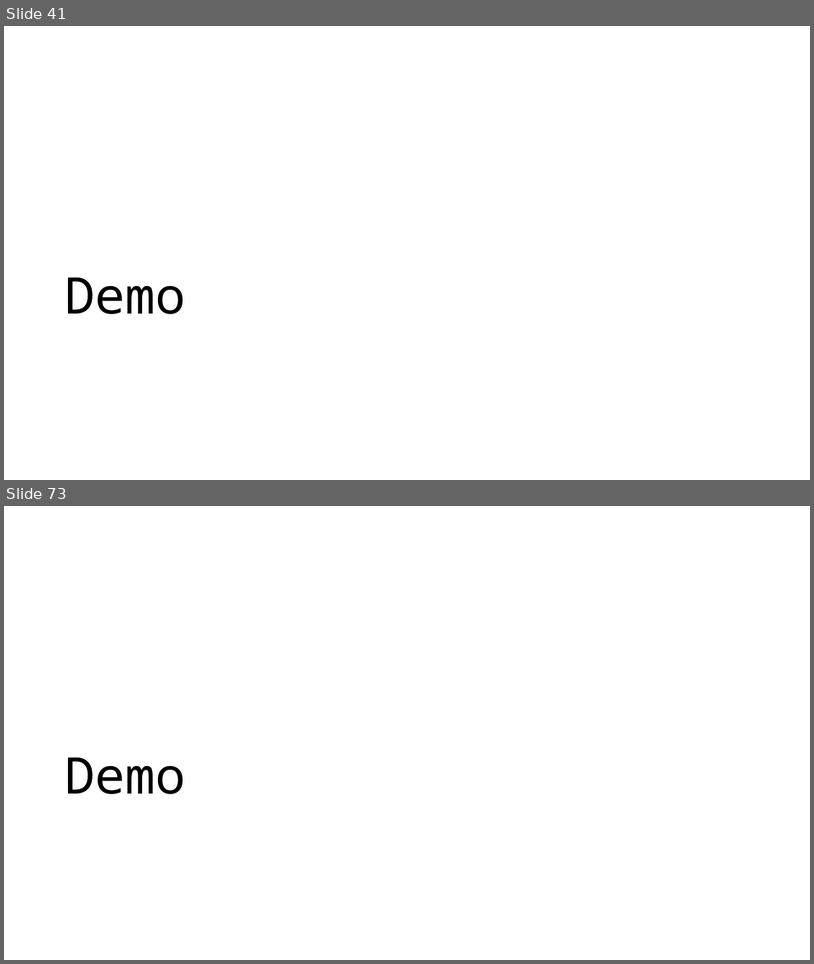
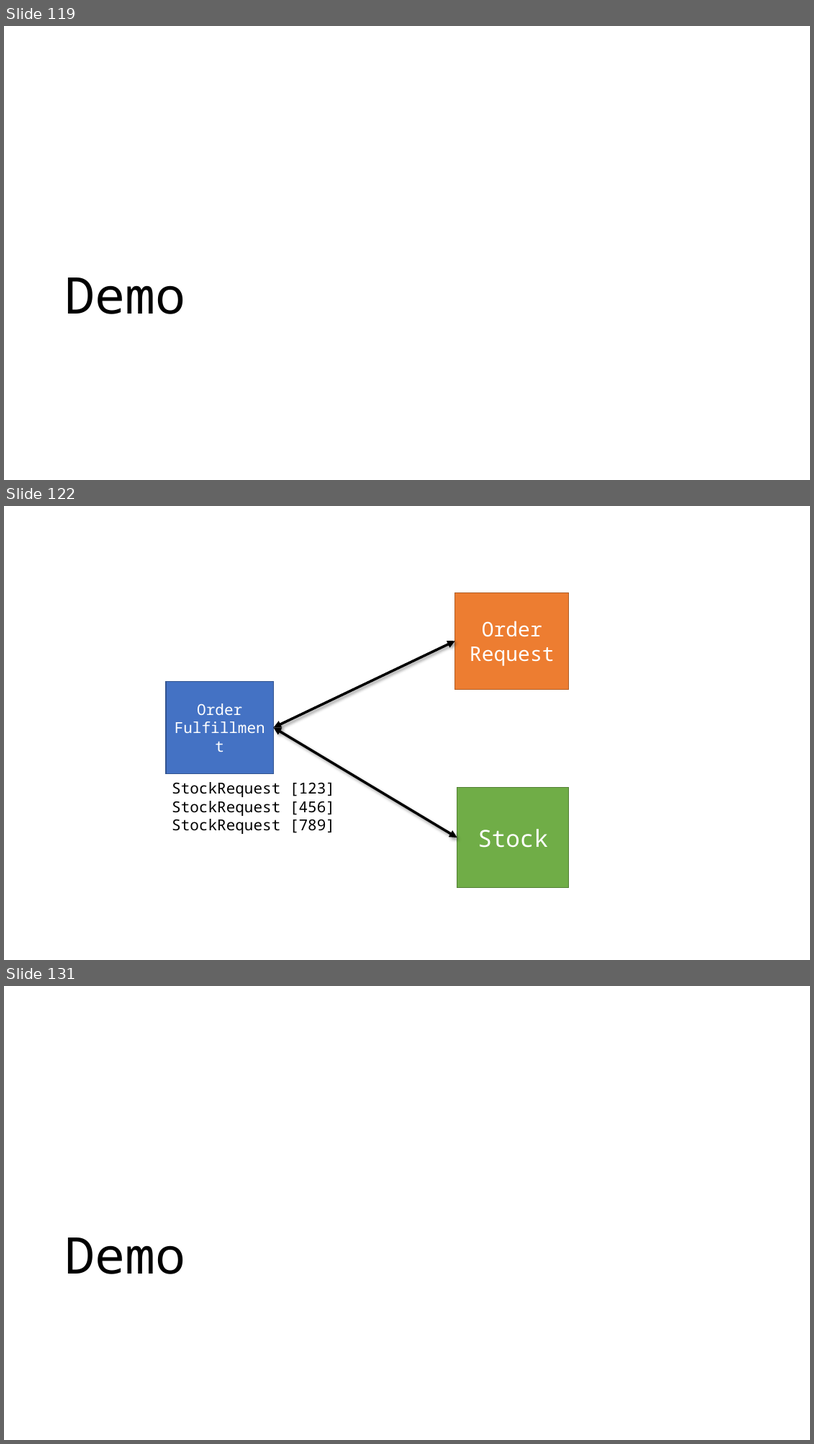
Before and after one commit to jbogard/presentations, a slide deck: FromSQLtoAzureCosmosDB/FromSQLtoAzureCosmosDB.pptx. Shown one above the other, each under a label of ours: slides 41 and 73 before the commit, slides 119, 122 and 131 after it; the slides between them are not shown. The pictures are 814x964 and 814x1444 pixels, drawn with LibreOffice and Linux fonts; fonts in the diff are those of the drawing. Boxes give left, top, right and bottom in pixels: in the first picture for what was removed or moved away, otherwise in the second. Text is boxed around its words. In the diff, an @@ line names an element or a change of style, - is before the commit and + after.

```diff
--- a/FromSQLtoAzureCosmosDB/FromSQLtoAzureCosmosDB.pptx
+++ b/FromSQLtoAzureCosmosDB/FromSQLtoAzureCosmosDB.pptx
@@ slide 122 added at box(4, 506, 810, 960), background #FFFFFF @@
@@ rectangle added at box(455, 592, 569, 689), fill #ED7D31, outline #AF5C24 1 pt, 24 pt, text #FFFFFF @@
+Order Request
@@ double arrow added from (274, 728) to (455, 641), #000000 3 pt @@
@@ rectangle added at box(166, 681, 274, 773), fill #4472C4, outline #325491 1 pt, 18 pt, text #FFFFFF @@
+Order Fulfillment
@@ double arrow added from (274, 728) to (457, 837), #000000 3 pt @@
@@ text added at box(172, 782, 335, 834), 18 pt, text #000000 @@
+StockRequest [123]
+StockRequest [456]
+StockRequest [789]
@@ rectangle added at box(457, 788, 569, 888), fill #70AD47, outline #538035 1 pt, 28 pt, text #FFFFFF @@
+Stock
@@ what was slide 41 is now slide 119 @@
@@ what was slide 73 is now slide 131 @@
```
Also in this commit, not shown: 1 slide changed, 57 other slides added, 1 slide removed, 4 other files.
